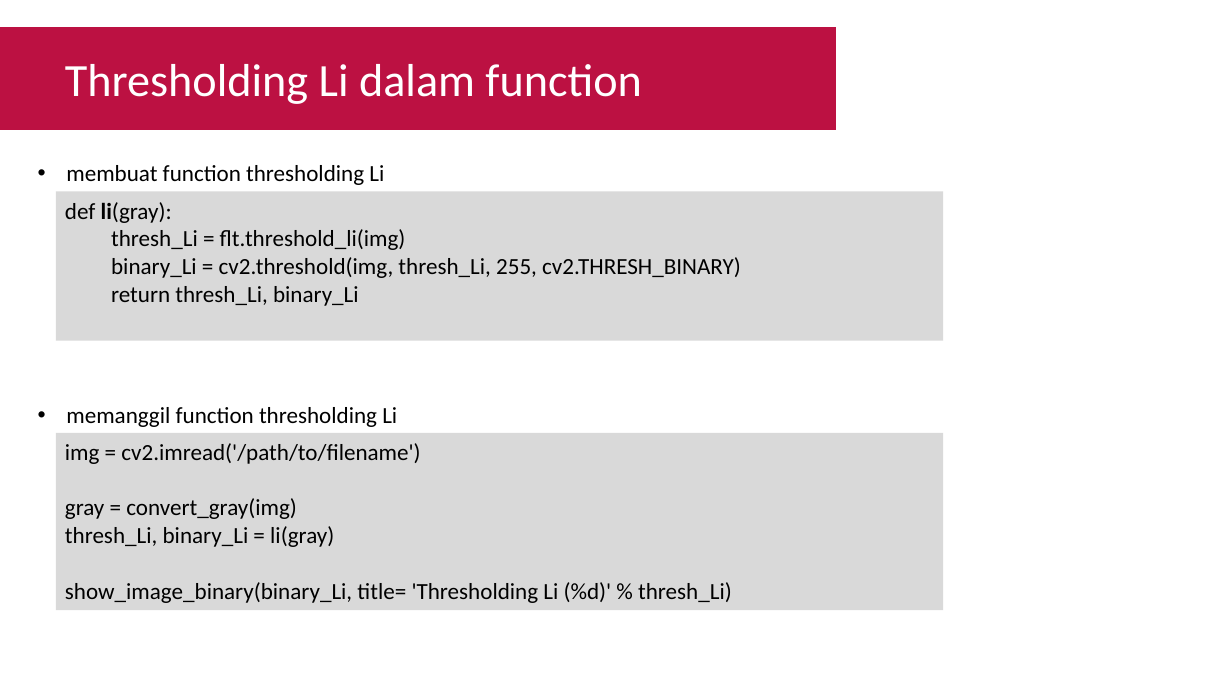
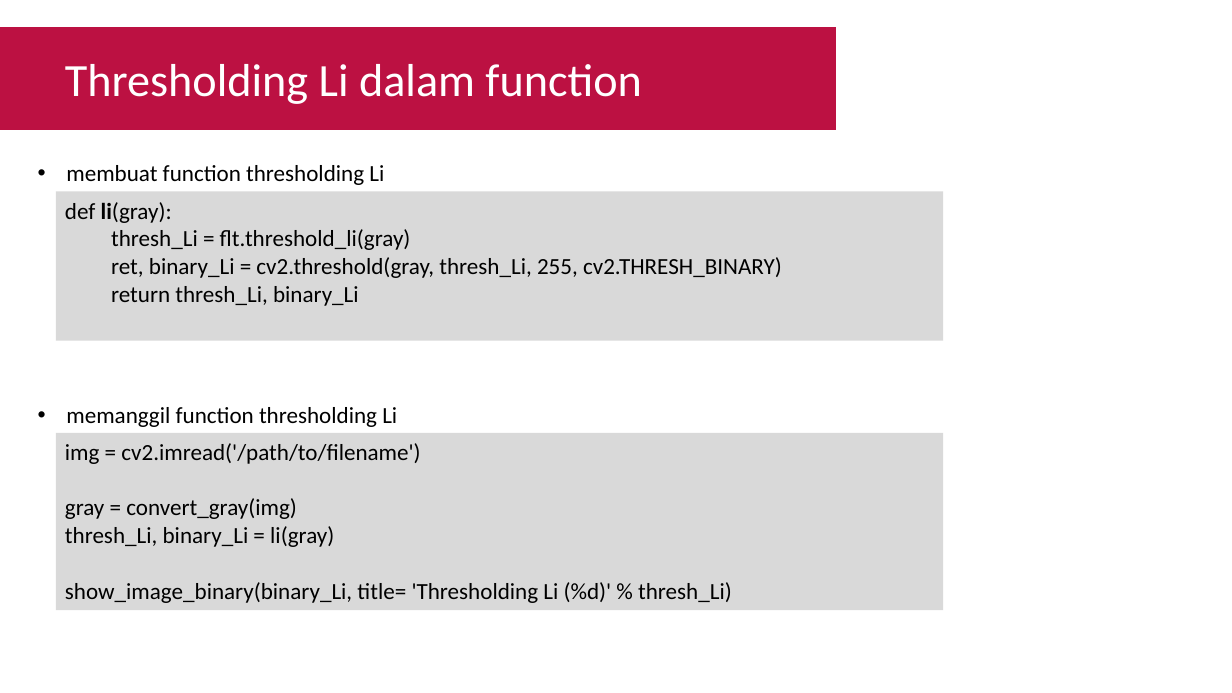
Before and after one commit to Muhammad-Yunus/Materi-Training, a slide deck: slide 9 of A. Raspberry Pi - Image Processing/#8 - Computer Vision Part 4 Thresholding (skimage)/P8 - Computer Vision Part 4 Thresholding (skimage).pptx. Drawn at 1232x693 pixels with LibreOffice and Linux fonts; fonts in the diff are those of the drawing. Boxes give left, top, right and bottom in pixels: in the first picture for what was removed or moved away, otherwise in the second. Text is boxed around its words. In the diff, an @@ line names an element or a change of style, - is before the commit and + after.

```diff
--- a/A. Raspberry Pi - Image Processing/#8 - Computer Vision Part 4 Thresholding (skimage)/P8 - Computer Vision Part 4 Thresholding (skimage).pptx
+++ b/A. Raspberry Pi - Image Processing/#8 - Computer Vision Part 4 Thresholding (skimage)/P8 - Computer Vision Part 4 Thresholding (skimage).pptx
@@ text in rectangle at (111,229,782,278): text changed @@
-  thresh_Li = flt.threshold_li(img)
-  binary_Li = cv2.threshold(img, thresh_Li, 255, cv2.THRESH_BINARY)
+  thresh_Li = flt.threshold_li(gray)
+  ret, binary_Li = cv2.threshold(gray, thresh_Li, 255, cv2.THRESH_BINARY)
```
Also in this commit, not shown: 5 other slides changed.
